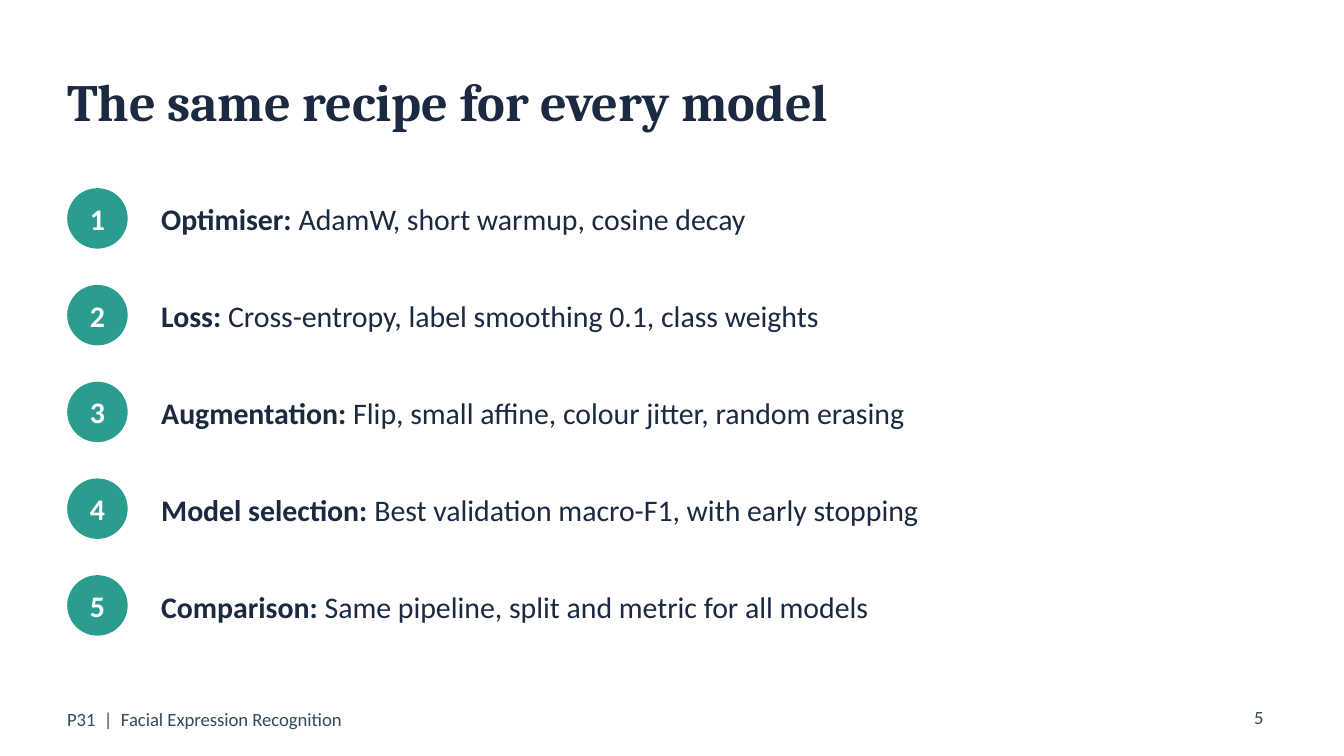
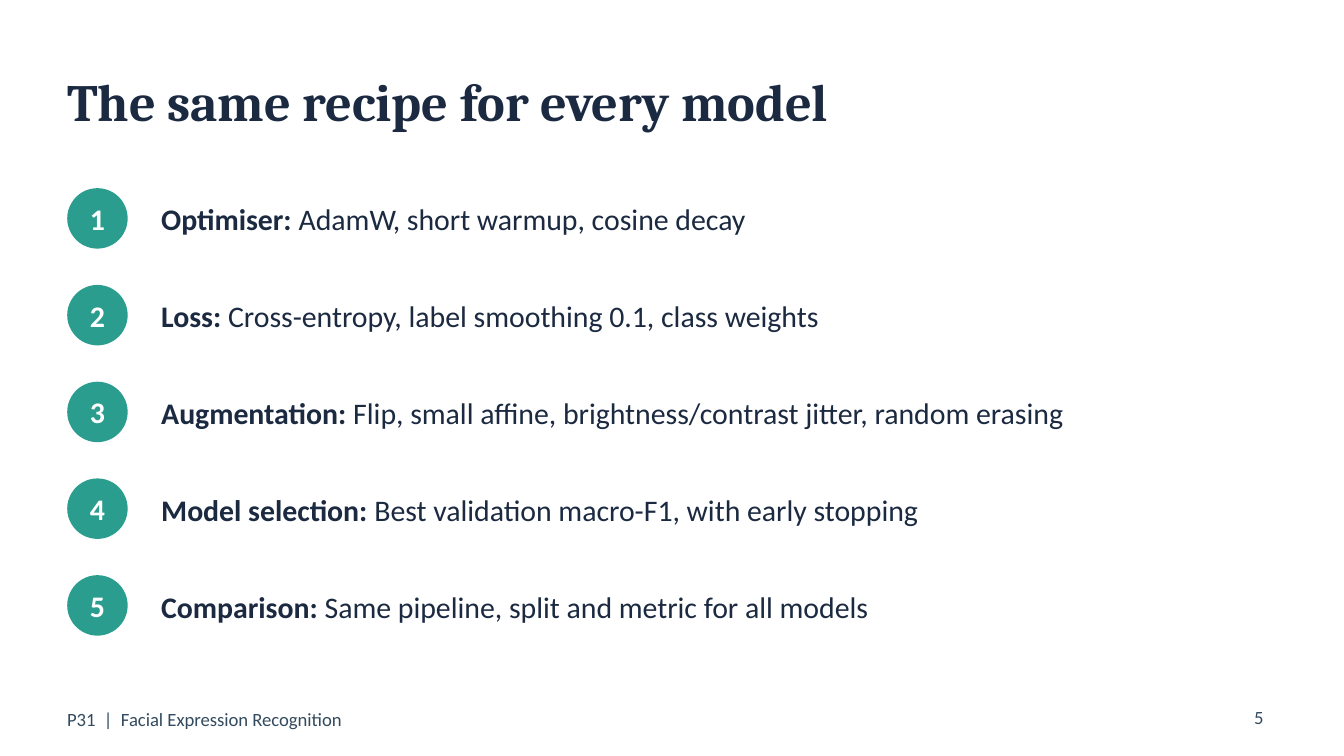
Before and after one commit to Neeraj-NP/P31-facial-expression-recognition, a slide deck: slide 5 of report/slides.pptx. Drawn at 1344x756 pixels with LibreOffice and Linux fonts; fonts in the diff are those of the drawing. Boxes give left, top, right and bottom in pixels: in the first picture for what was removed or moved away, otherwise in the second. Text is boxed around its words. In the diff, an @@ line names an element or a change of style, - is before the commit and + after.

Commit message:
Method and slides: models see greyscale only (review on #28)
src/datasets.py converts every image to greyscale before resizing; ResNet
and ViT get the grey image replicated to 3 channels. method.md and slides
4-5 no longer suggest colour input or colour jitter.

```diff
--- a/report/slides.pptx
+++ b/report/slides.pptx
@@ text at bbox=[161, 403, 1063, 429]: text changed @@
-Augmentation: Flip, small affine, colour jitter, random erasing
+Augmentation: Flip, small affine, brightness/contrast jitter, random erasing
```
Also in this commit, not shown: 1 other slide changed, 2 other files.
